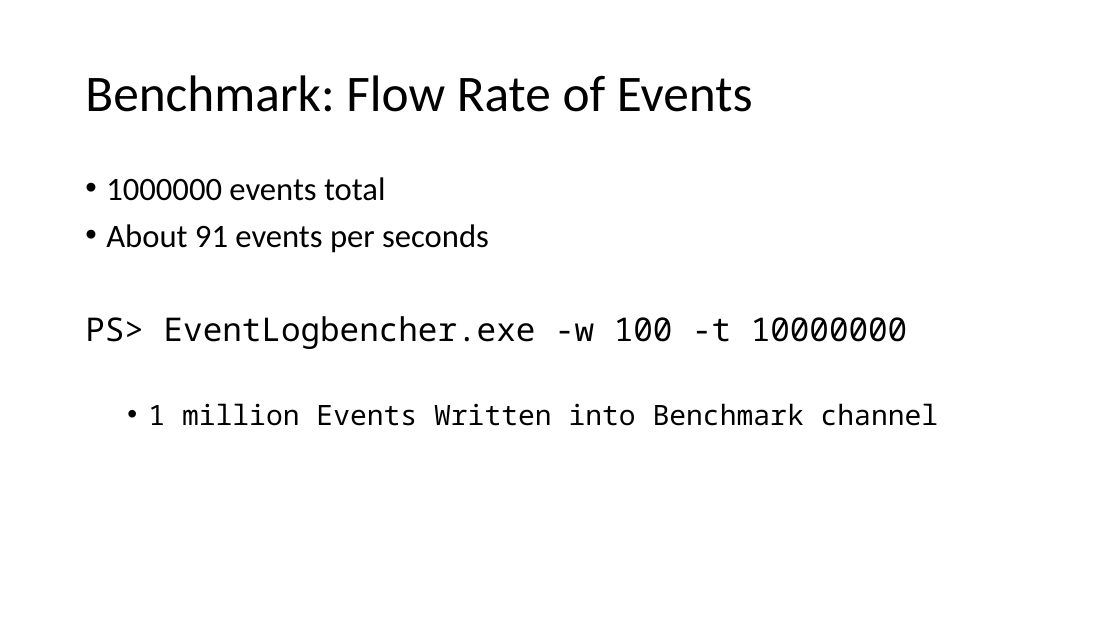
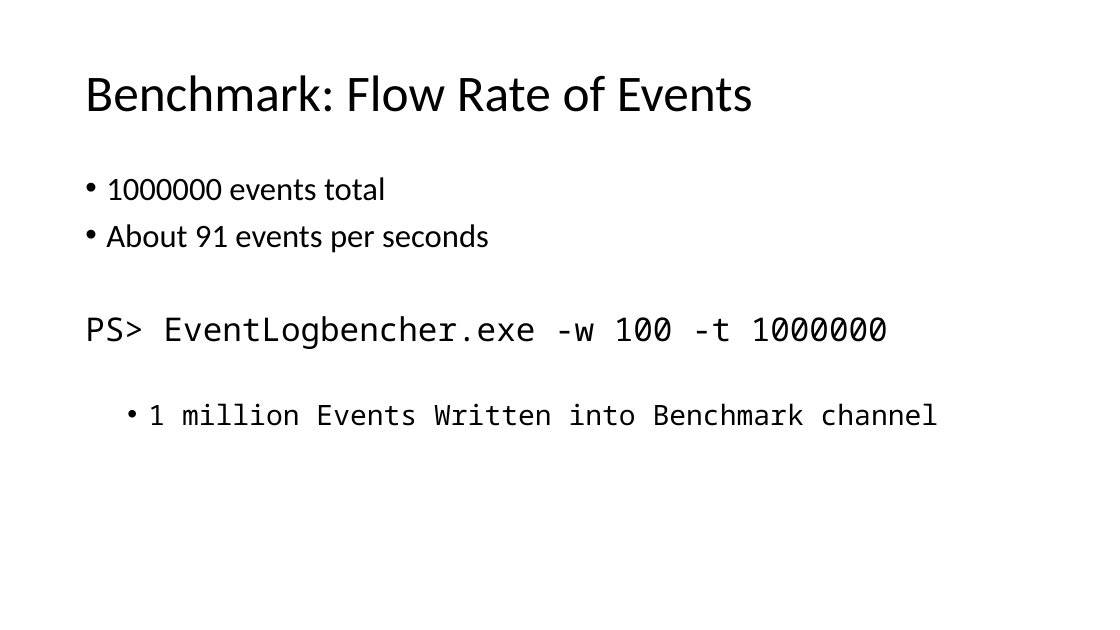
Before and after one commit to cosmo0920/fluentd-meetup-slide-20190717, a slide deck: slide 29 of Fluentd meetup 2019.pptx. Drawn at 1120x630 pixels with LibreOffice and Linux fonts; fonts in the diff are those of the drawing. Boxes give left, top, right and bottom in pixels: in the first picture for what was removed or moved away, otherwise in the second. Text is boxed around its words. In the diff, an @@ line names an element or a change of style, - is before the commit and + after.

```diff
--- a/Fluentd meetup 2019.pptx
+++ b/Fluentd meetup 2019.pptx
@@ text at box(85, 316, 888, 349): text changed @@
-PS> EventLogbencher.exe -w 100 -t 10000000
+PS> EventLogbencher.exe -w 100 -t 1000000
```
Also in this commit, not shown: 1 other slide changed, 1 other file.
